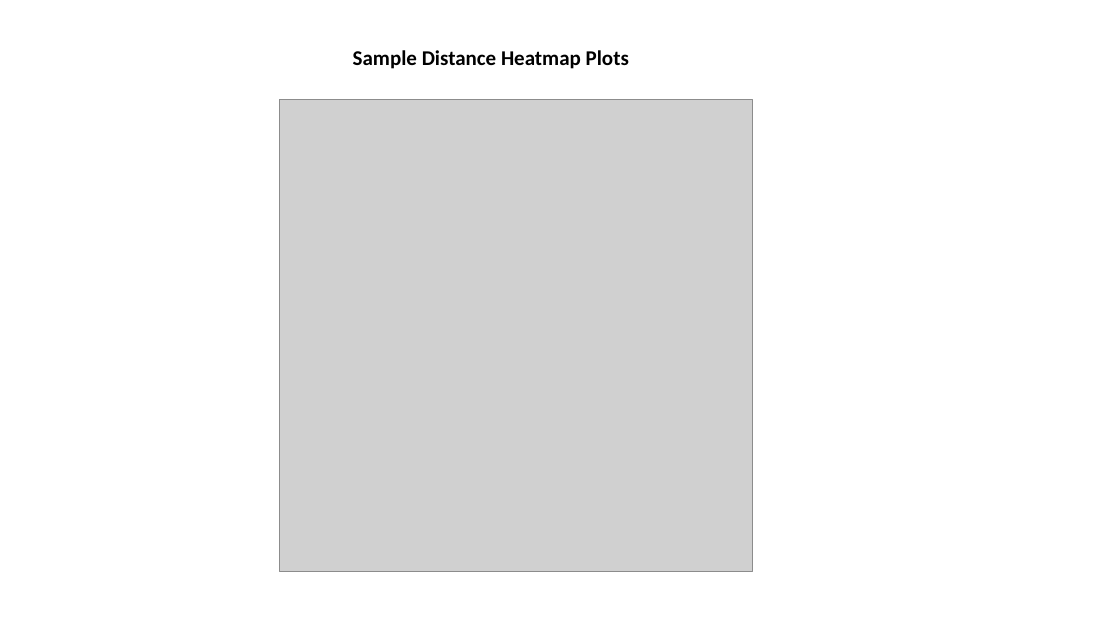
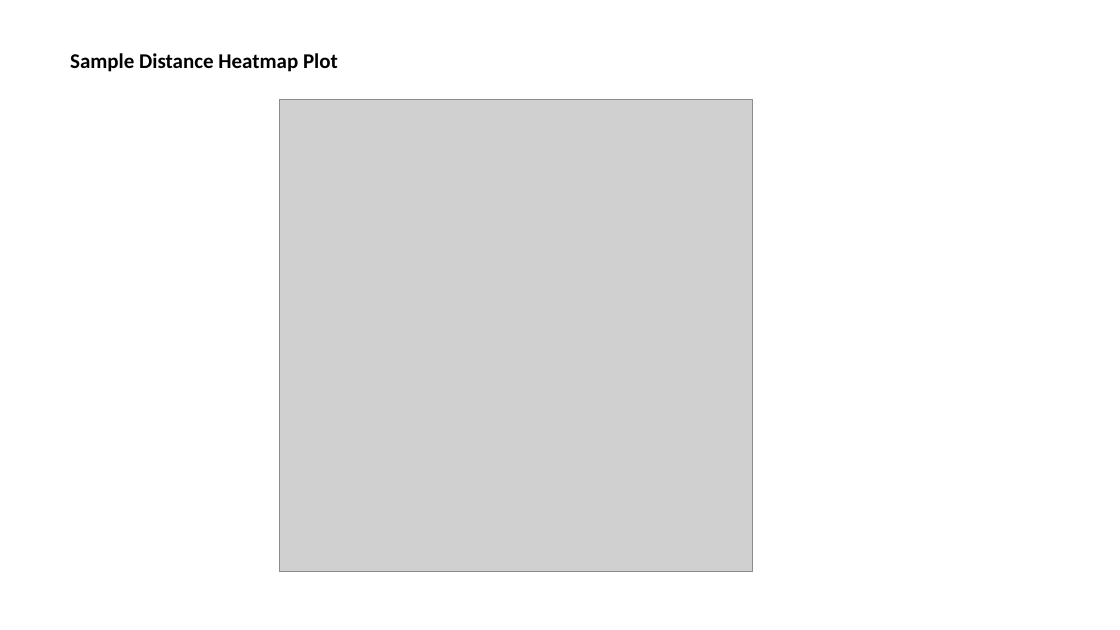
Before and after one commit to mikefeixu/RNA-Seq, a slide deck: slide 3 of Example of Plots.pptx. Drawn at 1120x630 pixels with LibreOffice and Linux fonts; fonts in the diff are those of the drawing; grey boxes stand for pictures. Boxes give left, top, right and bottom in pixels: in the first picture for what was removed or moved away, otherwise in the second. Text is boxed around its words. In the diff, an @@ line names an element or a change of style, - is before the commit and + after.

```diff
--- a/Example of Plots.pptx
+++ b/Example of Plots.pptx
@@ text at bbox=[70, 53, 338, 72]: text changed @@
-Sample Distance Heatmap Plots
+Sample Distance Heatmap Plot
```
Also in this commit, not shown: 1 slide added.
